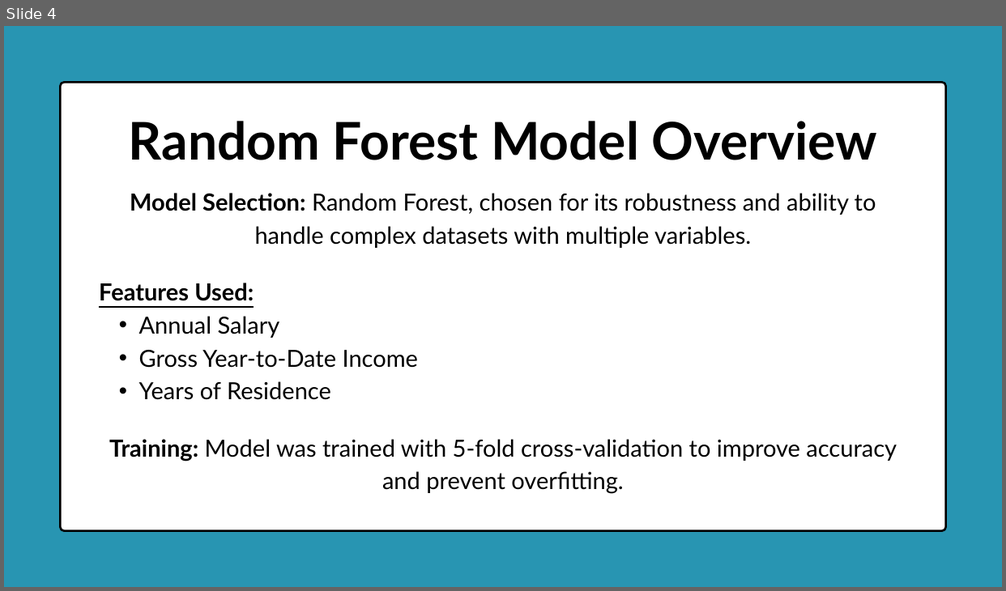
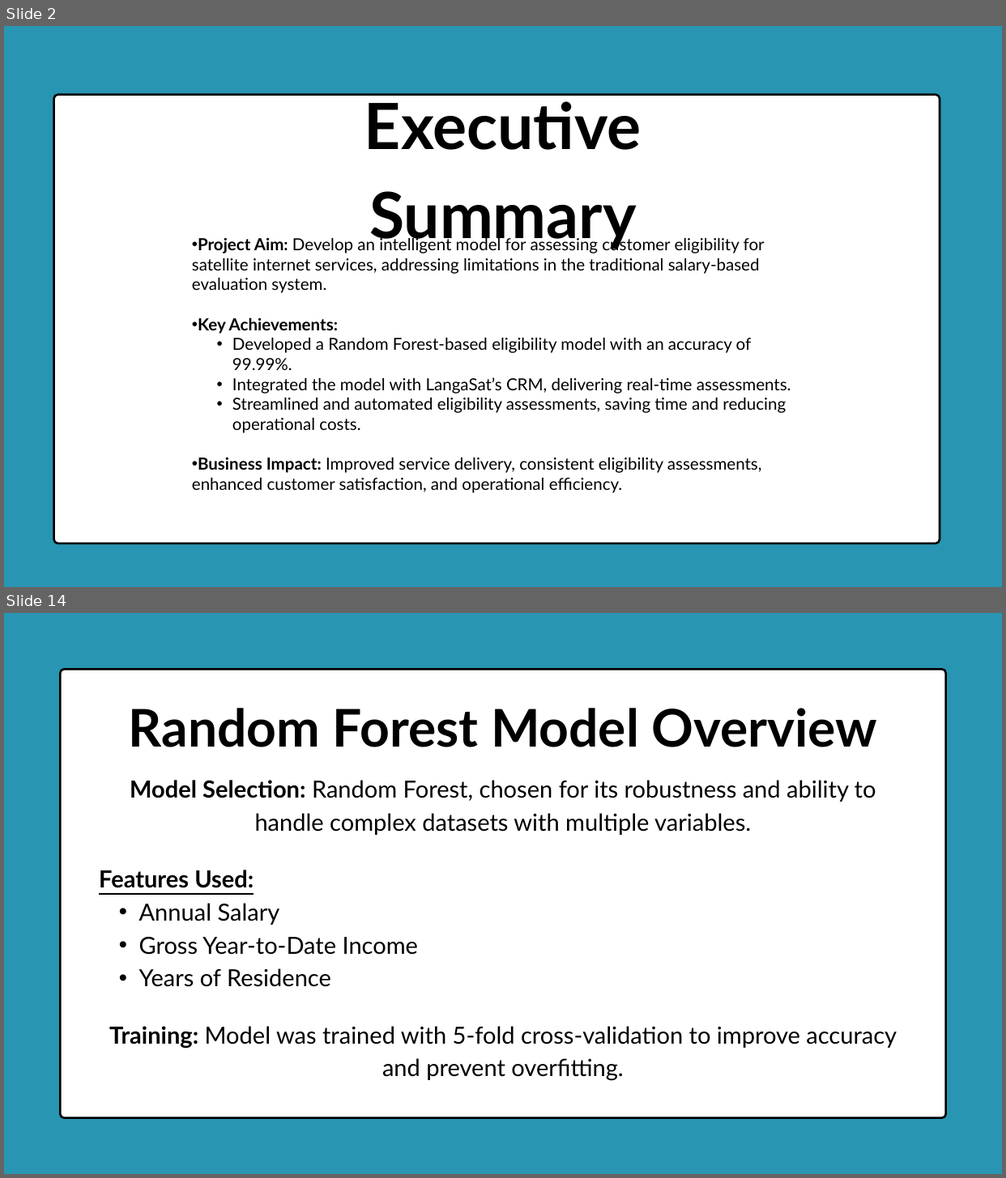
Before and after one commit to Delight-Chipiro/Customer_Eligibility_System, a slide deck: Documentation/Satellite Service Eligibility Checker.pptx. Shown one above the other, each under a label of ours: slide 4 before the commit, slides 2 and 14 after it; the slides between them are not shown. The pictures are 1006x591 and 1006x1178 pixels, drawn with LibreOffice and Linux fonts; fonts in the diff are those of the drawing. Boxes give left, top, right and bottom in pixels: in the first picture for what was removed or moved away, otherwise in the second. Text is boxed around its words. In the diff, an @@ line names an element or a change of style, - is before the commit and + after.

```diff
--- a/Documentation/Satellite Service Eligibility Checker.pptx
+++ b/Documentation/Satellite Service Eligibility Checker.pptx
@@ slide 2 added at bbox=[4, 26, 1002, 587], background #2895B2 @@
@@ freeform shape added at bbox=[54, 95, 940, 544], fill #FFFFFF, outline #000000 3 pt @@
@@ text added at bbox=[364, 93, 641, 250], 92 pt, text #000000, bold @@
+Executive Summary
@@ text added at bbox=[192, 236, 791, 493], 24 pt, text #000000 @@
+• Project Aim: Develop an intelligent model for assessing customer eligibility for satellite internet services, addressing limitations in the traditional salary-based evaluation system.
+• Key Achievements:
+  • Developed a Random Forest-based eligibility model with an accuracy of 99.99%.
+  • Integrated the model with LangaSat’s CRM, delivering real-time assessments.
+  • Streamlined and automated eligibility assessments, saving time and reducing operational costs.
+• Business Impact: Improved service delivery, consistent eligibility assessments, enhanced customer satisfaction, and operational efficiency.
@@ what was slide 4 is now slide 14 @@
```
Also in this commit, not shown: 3 slides changed, 13 other slides added, 1 slide removed.
